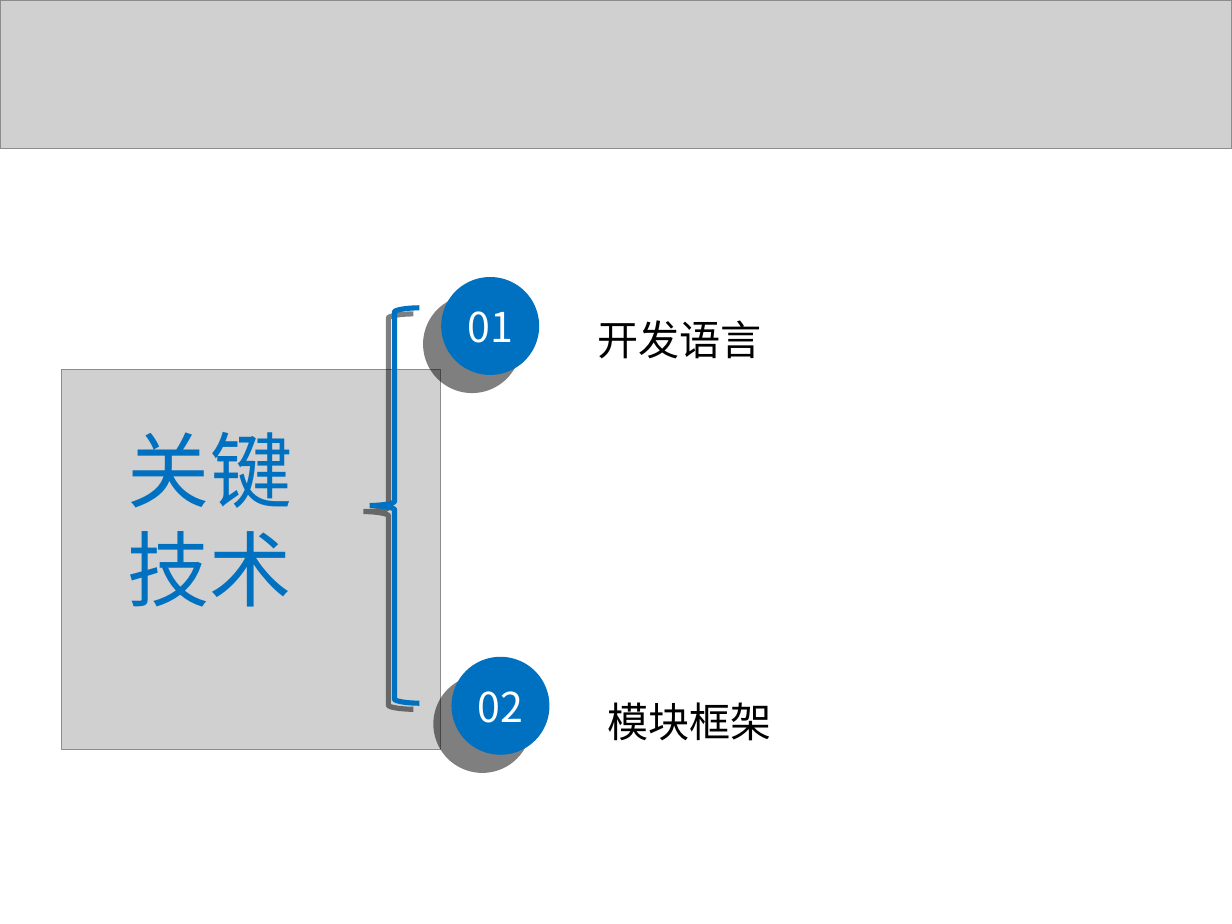
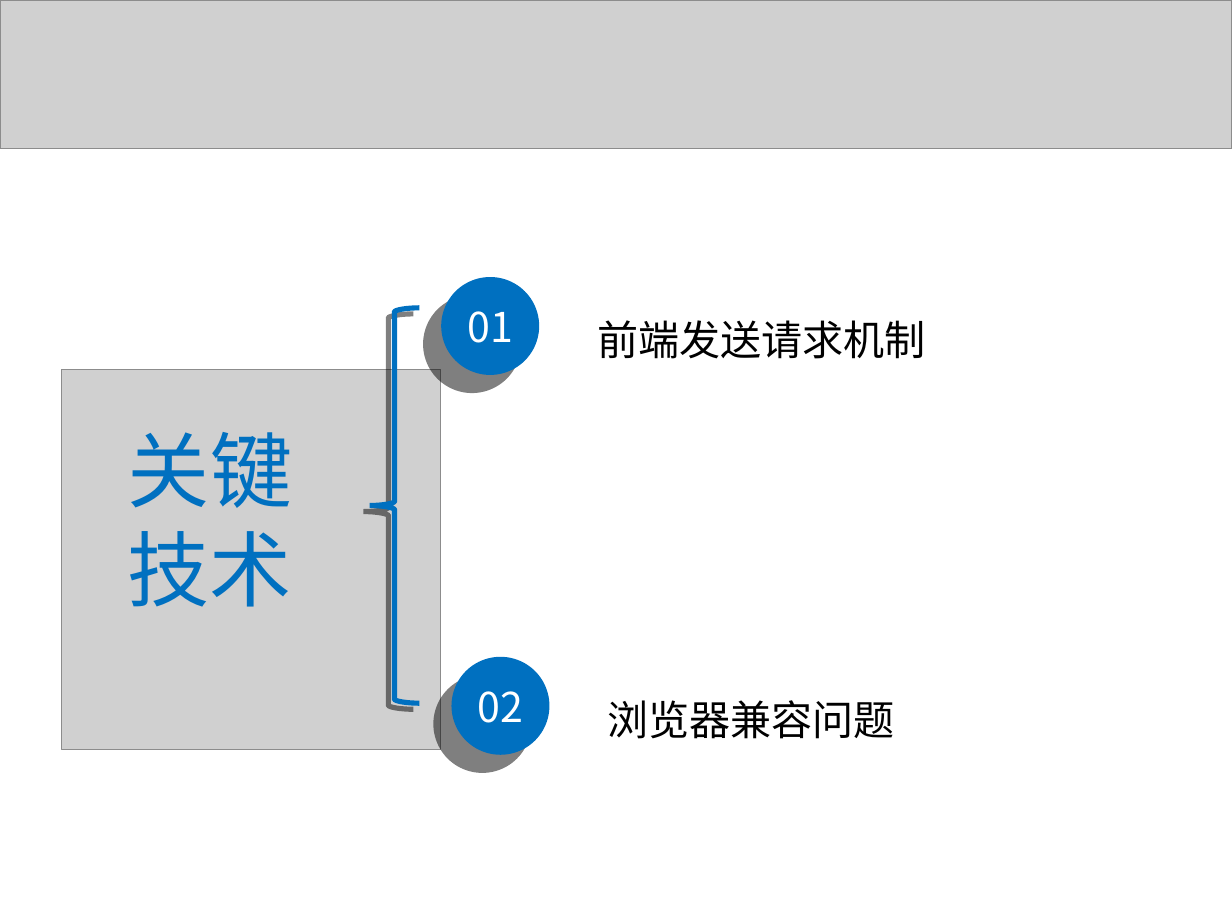
Before and after one commit to liaoliaoanxiao/mediumRepy, a slide deck: slide 14 of 论文/SA14226355孙君伟答辩.ppt (slide 5 before the commit). Drawn at 1232x924 pixels with LibreOffice and Linux fonts; fonts in the diff are those of the drawing; grey boxes stand for pictures. Boxes give left, top, right and bottom in pixels: in the first picture for what was removed or moved away, otherwise in the second. Text is boxed around its words. In the diff, an @@ line names an element or a change of style, - is before the commit and + after.

```diff
--- a/论文/SA14226355孙君伟答辩.ppt
+++ b/论文/SA14226355孙君伟答辩.ppt
@@ text at (597,320,926,359): text changed @@
-开发语言
+前端发送请求机制
@@ text at (608,700,895,739): text changed @@
-模块框架
+浏览器兼容问题
```
Also in this commit, not shown: 2 other slides changed, 2 slides added, 2 slides removed.
